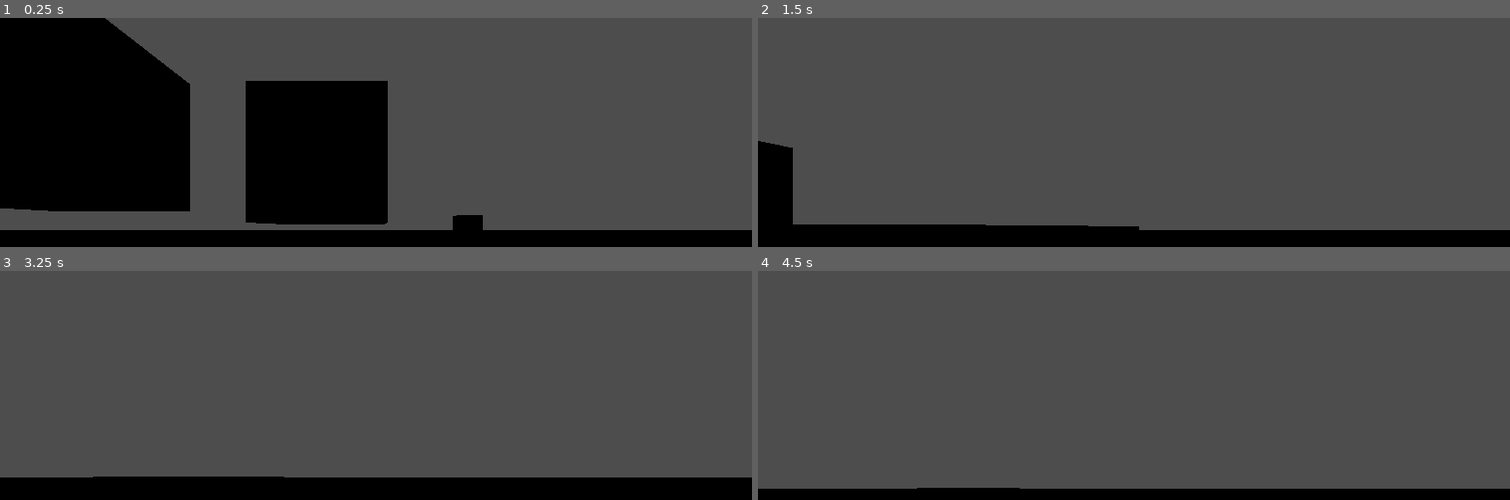
Above: before the commit, frames 1-4 (two rows, left to right).
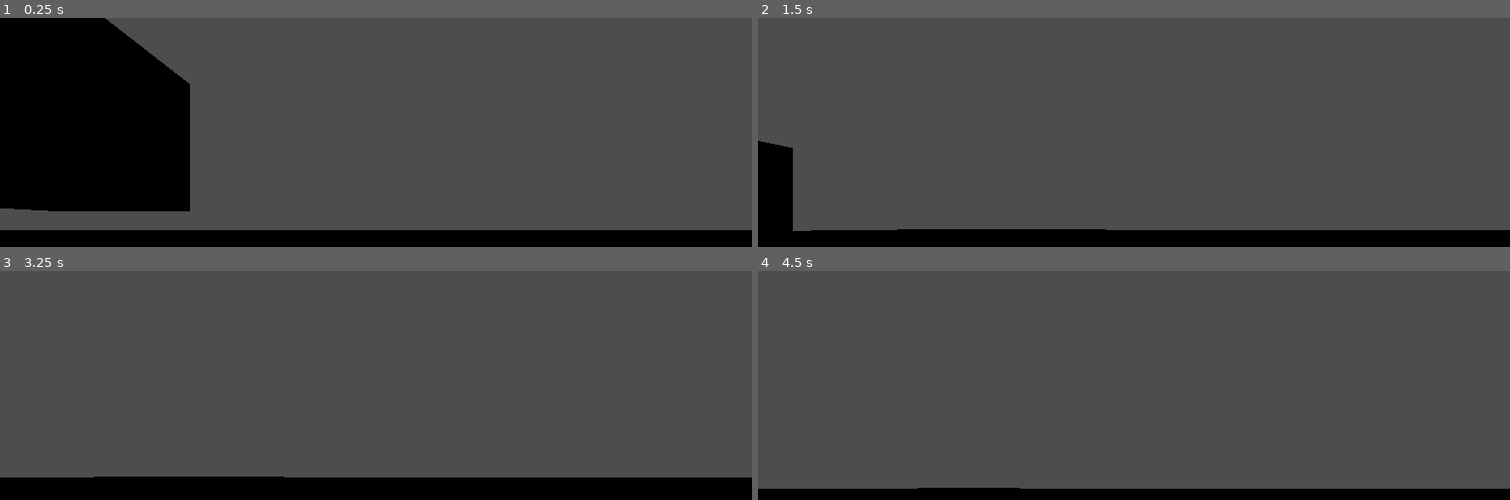
Above: after the commit, the same moments.

Repository: sjgillGit/GWJ80
Game: Godot game, scene res://PrivateDevRoom/player_scene.tscn
Two runs of this game, one before a commit and one after it. Both use one fixed random seed, a clock stepped at 60 frames per second and the inputs below.
Inputs (mouse positions are in pixels of both pictures, inside the frame that each line leads up to):
- Up to frame 1 (0.25 s): no input
- Up to frame 2 (1.5 s): move the mouse to (1171, 226) at 0.52 s; hold W (move_forward) from 0.53 s (still down); tap E (grab_item) at 0.6, 1.35 s; tap Space (jump) at 0.77 s; move the mouse to (1096, 230) at 1.27 s
- Up to frame 3 (3.25 s): keep holding W (move_forward); tap Space (jump) at 1.52, 3.02 s; move the mouse to (391, 474) at 2.02 s; hold Shift (run) 2.03-2.78 s; tap E (grab_item) at 2.3, 2.85 s; tap Enter at 2.75 s; move the mouse to (368, 488) at 2.77 s
- Up to frame 4 (4.5 s): keep holding W (move_forward); tap Space (jump) at 3.5, 3.77 s; move the mouse to (1186, 486) at 3.52 s; tap E (grab_item) at 3.6 s; tap Enter at 4.25 s; move the mouse to (1073, 477) at 4.27 s; tap Shift (run) at 4.35 s

The runs differ from the first frame. In frame 1, 12% of the frame differs, in the area x 32-65%, y 27-93%; in frame 2, 0.9%; in frame 3, less than 0.1%; in frame 4, less than 0.1%.

Commit message:
Implement base grabbing items mechanic

Diff:
--- a/PrivateDevRoom/player_scene.tscn
+++ b/PrivateDevRoom/player_scene.tscn
@@ -34,12 +34,13 @@
 transform = Transform3D(498.7, 0, 0, 0, 82.286, 0, 0, 0, 498.7, 0, 0, 0)
 mesh = SubResource("PlaneMesh_7nc06")
 
-[node name="Player" type="CharacterBody3D" parent="."]
+[node name="Player" type="CharacterBody3D" parent="." groups=["Player"]]
 script = ExtResource("1_7nc06")
 max_speed = 10.0
 acceleration = 20.0
 jump_velocity = 10.0
 look_sensitivity = 0.05
+grab_distance = -20.0
 
 [node name="PlayerBodyExample" type="CollisionShape3D" parent="Player"]
 transform = Transform3D(1, 0, 0, 0, 1, 0, 0, 0, 1, 0, 0.9, 0)
@@ -68,11 +69,10 @@
 horizontal_alignment = 1
 vertical_alignment = 1
 
-[node name="GrabbableItem" type="RigidBody3D" parent="." groups=["grabbables"]]
+[node name="GrabbableItem" type="RigidBody3D" parent="."]
 transform = Transform3D(1, 0, 0, 0, 1, 0, 0, 0, 1, -14.666, 7.03863, -12.454)
 mass = 100.0
 script = ExtResource("3_nxqn7")
-interaction_prompt = "to Grab"
 
 [node name="CollisionShape3D" type="CollisionShape3D" parent="GrabbableItem"]
 transform = Transform3D(7.5, 0, 0, 0, 7.5, 0, 0, 0, 7.5, 0, 0, 0)
@@ -81,25 +81,3 @@
 [node name="MeshInstance3D" type="MeshInstance3D" parent="GrabbableItem/CollisionShape3D"]
 mesh = SubResource("BoxMesh_6qvqt")
 surface_material_override/0 = SubResource("StandardMaterial3D_nxqn7")
-
-[node name="GrabbableItem2" type="RigidBody3D" parent="." groups=["grabbables"]]
-transform = Transform3D(1, 0, 0, 0, 1, 0, 0, 0, 1, -2.091, 5, -12.198)
-mass = 10.0
-
-[node name="CollisionShape3D" type="CollisionShape3D" parent="GrabbableItem2"]
-transform = Transform3D(5, 0, 0, 0, 5, 0, 0, 0, 5, 0, 0, 0)
-shape = SubResource("BoxShape3D_xvi5f")
-
-[node name="MeshInstance3D" type="MeshInstance3D" parent="GrabbableItem2/CollisionShape3D"]
-mesh = SubResource("BoxMesh_6qvqt")
-surface_material_override/0 = SubResource("StandardMaterial3D_nxqn7")
-
-[node name="GrabbableItem3" type="RigidBody3D" parent="." groups=["grabbables"]]
-transform = Transform3D(1, 0, 0, 0, 1, 0, 0, 0, 1, 3.98972, 2.35382, -12.0396)
-
-[node name="CollisionShape3D" type="CollisionShape3D" parent="GrabbableItem3"]
-shape = SubResource("BoxShape3D_xvi5f")
-
-[node name="MeshInstance3D" type="MeshInstance3D" parent="GrabbableItem3/CollisionShape3D"]
-mesh = SubResource("BoxMesh_6qvqt")
-surface_material_override/0 = SubResource("StandardMaterial3D_nxqn7")
--- a/Scripts/grabbable_item.gd
+++ b/Scripts/grabbable_item.gd
@@ -1,4 +1,8 @@
+class_name GrabbableItem
 extends InteractableItem
 
+@onready var player: PlayerController = get_tree().get_nodes_in_group("Player")[0]
+
 func interact():
-    pass
+	player.set_grabbed_item(self)
+	pass
--- a/Scripts/interaction_ray_cast.gd
+++ b/Scripts/interaction_ray_cast.gd
@@ -3,11 +3,11 @@
 @onready var prompt_label: Label = get_node("InteractionPromptLabel")
 
 func _process(_delta):
-    var object: Object = get_collider()
-    prompt_label.text = ""
+	var object: Object = get_collider()
+	prompt_label.text = ""
 
-    if object and object is InteractableItem:
-        prompt_label.text = "[E] " + object.interaction_prompt
+	if object and object is InteractableItem:
+		prompt_label.text = "[E] " + object.interaction_prompt
 
-        if Input.is_action_just_pressed("grab_item"):
-            object.interact()
+		if Input.is_action_just_pressed("grab_item"):
+			object.interact()
--- a/Scripts/player.gd
+++ b/Scripts/player.gd
@@ -1,4 +1,4 @@
-class_name player_controller
+class_name PlayerController
 
 extends CharacterBody3D
 
@@ -18,12 +18,15 @@
 @export var look_sensitivity: float = 0.005
 var camera_look_input: Vector2
 
-var grabbedItem: RigidBody3D
+@export_group("Grab Items Settings")
+@export var grab_distance: float = -6.0
+
+var grabbed_item: GrabbableItem
 
 # Assigned when node is initialized
 @onready var camera: Camera3D = get_node("Camera3D")
-@onready var collisionShapeNode: CollisionShape3D = get_node("InteractionArea/InteractionRadius")
 @onready var gravity: float = ProjectSettings.get_setting("physics/3d/default_gravity") * gravity_mod
+@onready var raycast: RayCast3D = get_node("Camera3D/InteractionRayCast")
 
 func _ready():
 	Input.set_mouse_mode(Input.MOUSE_MODE_CAPTURED)
@@ -39,12 +42,11 @@
 	#Implements Jump and apply gravity
 	define_jumping(delta)
 
-	#Apply grabing items
-	grab_items()
-
 	#Apply bind to show mouse cursor
 	esc_to_show_mouse()
 
+	##Apply grabbing items mechanic
+	grab_items(delta)
 
 func move_relative_to_mouse(delta):
 	var move_input: Vector2 = Input.get_vector("move_left", "move_right", "move_forward", "move_backwards")
@@ -102,5 +104,15 @@
 	if event is InputEventMouseMotion:
 		camera_look_input = event.relative * look_sensitivity
 
-func grab_items():
-	pass
+func set_grabbed_item(item: GrabbableItem):
+	grabbed_item = item
+
+func grab_items(delta: float):
+	if grabbed_item:
+		var target_position: Vector3 = camera.global_transform.origin + camera.global_transform.basis.z * grab_distance
+
+		# Smooth movement (adjust lerp speed)
+		grabbed_item.global_transform.origin = grabbed_item.global_transform.origin.lerp(target_position, delta * 10)
+
+		# Match rotation to camera
+		grabbed_item.global_transform.basis = camera.global_transform.basis
--- a/project.godot
+++ b/project.godot
@@ -17,7 +17,7 @@
 
 [global_group]
 
-grabbables="Grabbable items"
+Player=""
 
 [input]
 
